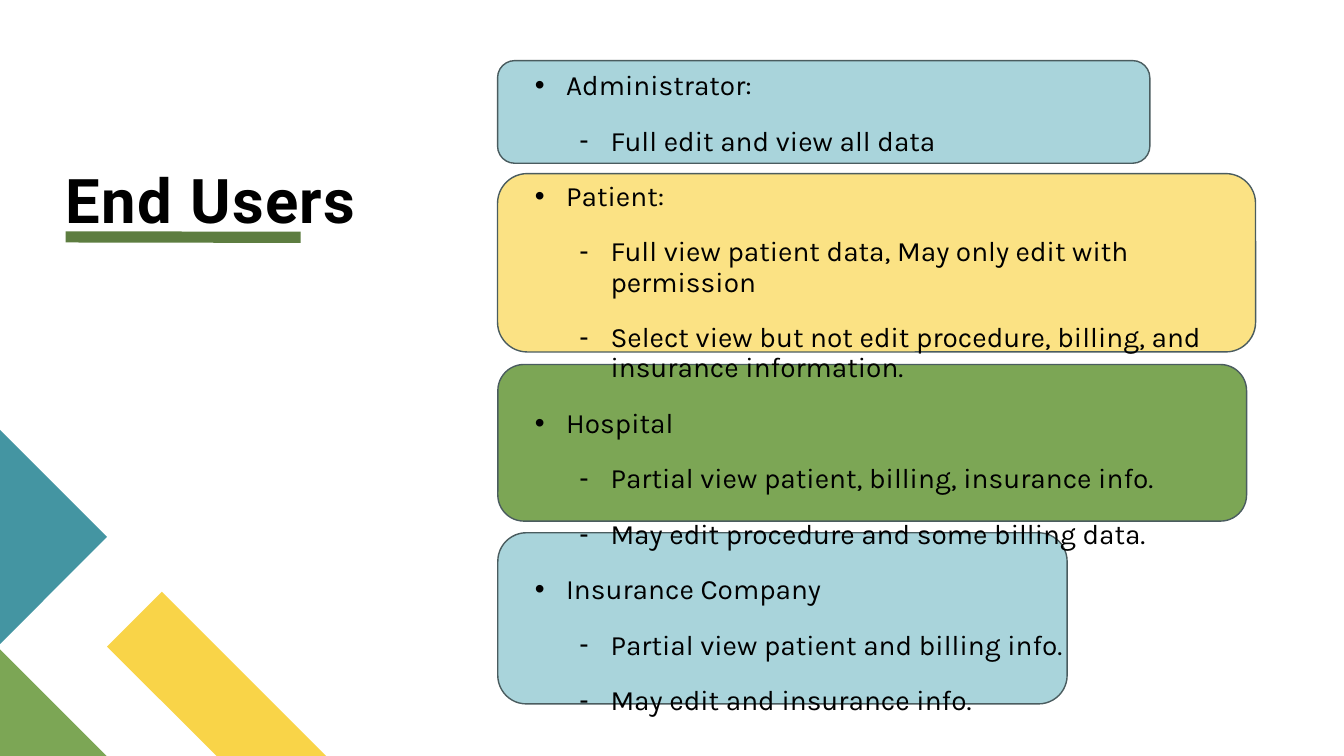
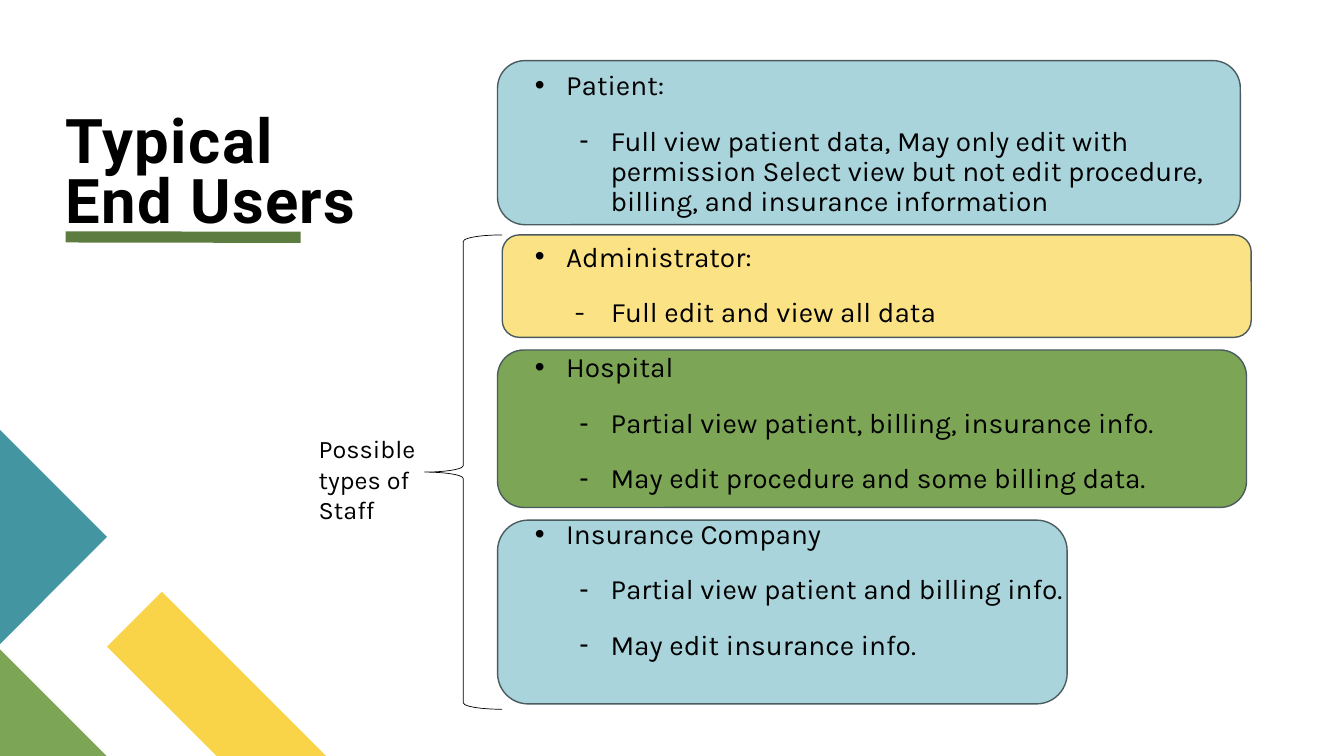
Before and after one commit to Fliperdudole/Healthcare-Database-System, a slide deck: slide 7 of Presentation/HealthcareDatabaseManagementSystemPresentation.pptx. Drawn at 1344x756 pixels with LibreOffice and Linux fonts; fonts in the diff are those of the drawing. Boxes give left, top, right and bottom in pixels: in the first picture for what was removed or moved away, otherwise in the second. Text is boxed around its words. In the diff, an @@ line names an element or a change of style, - is before the commit and + after.

Commit message:
Updated presentation

```diff
--- a/Presentation/HealthcareDatabaseManagementSystemPresentation.pptx
+++ b/Presentation/HealthcareDatabaseManagementSystemPresentation.pptx
@@ rounded rectangle: place and size @@
-rounded rectangle at <box>498,60,1150,163</box>
+rounded rectangle at <box>498,60,1241,225</box>
@@ text at <box>566,75,1203,218</box>: paragraphs added @@
+• Patient:
+  – Full view patient data, May only edit with permission Select view but not edit procedure, billing, and insurance information
@@ title at <box>66,116,355,238</box>: text changed @@
-End Users
+Typical
+End Users
@@ left brace added at <box>424,235,502,710</box>, outline #000000 0.5 pt @@
@@ rounded rectangle: place and size @@
-rounded rectangle at <box>498,173,1256,352</box>
+rounded rectangle at <box>502,235,1251,338</box>
@@ text at <box>611,302,936,323</box>: text changed @@
-  – Full edit and view all data
-• Patient:
-  – Full view patient data, May only edit with permission
-  – Select view but not edit procedure, billing, and insurance information.
+- Full edit and view all data
@@ rounded rectangle: place and size @@
-rounded rectangle at <box>498,365,1247,521</box>
+rounded rectangle at <box>498,350,1247,507</box>
@@ text added at <box>319,440,416,520</box>, 18 pt, text #000000 @@
+Possible types of Staff
@@ rounded rectangle: place and size @@
-rounded rectangle at <box>498,533,1068,705</box>
+rounded rectangle at <box>498,520,1068,704</box>
@@ text at <box>611,635,916,662</box>: text changed @@
-  – May edit and insurance info.
+  – May edit insurance info.
```
Also in this commit, not shown: 4 other slides changed, 4 slides added, 1 other file.
